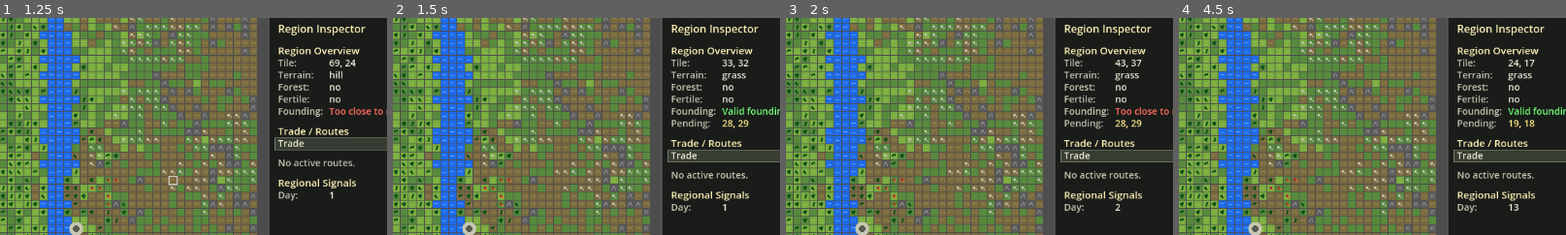
Above: before the commit, frames 1-4 (left to right).
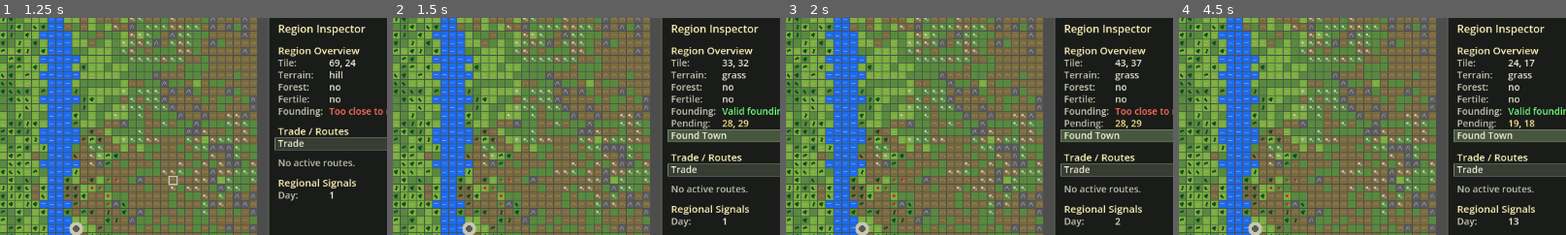
Above: after the commit, the same moments.

Repository: StevenVC-P/new-game-project
Game: Godot game, scene res://scenes/main.tscn
The game is run twice, just before and just after one commit, with the same random seed, the same clock (stepped at 60 frames per second) and the same inputs.
Inputs (mouse positions are % of the whole screen's width and height, from its top left):
- Up to frame 1 (1.25 s): tap Enter at 0.5 s; move the mouse to (72, 45) at 0.52 s; hold W from 0.53 s (still down); tap 1 at 0.6 s; click (72, 45) at 0.67 s; tap Space at 0.77 s
- Up to frame 2 (1.5 s): release W at 1.25 s; tap Space at 1.25 s; drag from (30, 55) to (45, 70) at 1.27 s
- Up to frame 3 (2 s): no input
- Up to frame 4 (4.5 s): tap Enter at 2, 3.5 s; move the mouse to (60, 28) at 2.02 s; hold W 2.03-2.75 s; tap 3 at 2.1 s; tap Space at 2.75, 3.77, 4.25 s; drag from (45, 70) to (20, 35) at 2.77 s; move the mouse to (80, 65) at 3.52 s; tap 4 at 3.6 s; drag from (20, 35) to (35, 25) at 4.27 s
The pictures show only the part of the screen within x 50-100%, y 8-58%; the shares and areas given below are measured in that part.

Frame 1 is identical in both runs. In frame 2, 6.7% of the frame differs, in the area x 70-100%, y 51-97%; in frame 3, 6.7%; in frame 4, 6.8%.

Commit message:
feat: create founded player city

Diff:
--- a/scripts/domain/city.gd
+++ b/scripts/domain/city.gd
@@ -57,12 +57,13 @@
 var soft_need_results: Dictionary = {}
 var site_profile: SettlementSiteProfile = SettlementSiteProfile.new()
 
-func _init(city_name: String = "City", city_tile: Vector2 = Vector2.ZERO, city_role: String = ROLE_PLAYER):
+func _init(city_name: String = "City", city_tile: Vector2 = Vector2.ZERO, city_role: String = ROLE_PLAYER, starter_household_count: int = STARTING_HOUSEHOLD_COUNT):
 	name = city_name
 	tile = city_tile
 	role = get_normalized_role(city_role)
-	resources = make_starting_resources()
-	create_starter_households()
+	var normalized_household_count: int = max(0, starter_household_count)
+	resources = make_starting_resources(normalized_household_count)
+	create_starter_households(normalized_household_count)
 	recalculate_household_succession_pressures()
 	update_shelter_counts()
 	record_resource_history()
@@ -91,7 +92,8 @@
 func should_tick_simulation() -> bool:
 	return is_player_city() or is_debug_city()
 
-func make_starting_resources() -> Dictionary:
+func make_starting_resources(starter_household_count: int = STARTING_HOUSEHOLD_COUNT) -> Dictionary:
+	var starting_population: int = starter_household_count * STARTING_HOUSEHOLD_POPULATION
 	return {
 		"food": 60,
 		"wood": 45,
@@ -108,11 +110,11 @@
 		"paving_stones": 0,
 		"clothing": 0,
 		"house_shelter_capacity": 0,
-		"temporary_shelter_capacity": STARTING_POPULATION,
-		"housing_capacity": STARTING_POPULATION,
+		"temporary_shelter_capacity": starting_population,
+		"housing_capacity": starting_population,
 		"housed_population": 0,
-		"temporary_sheltered_population": STARTING_POPULATION,
-		"sheltered_population": STARTING_POPULATION,
+		"temporary_sheltered_population": starting_population,
+		"sheltered_population": starting_population,
 		"unsheltered_population": 0,
 		"total_population": 0,
 		"household_count": 0,
@@ -127,10 +129,10 @@
 		"maintenance_grace_ticks": STARTING_MAINTENANCE_GRACE_TICKS
 	}
 
-func create_starter_households():
+func create_starter_households(starter_household_count: int = STARTING_HOUSEHOLD_COUNT):
 	var preferences: Array[String] = [WORK_PREF_AGRARIAN, WORK_PREF_INDUSTRIAL, WORK_PREF_NEUTRAL]
 
-	for household_index in range(STARTING_HOUSEHOLD_COUNT):
+	for household_index in range(starter_household_count):
 		var preference: String = preferences[household_index % preferences.size()]
 		var household: Household = Household.new(household_index, -1, preference, STARTING_HOUSEHOLD_POPULATION, Household.RESIDENCE_TEMPORARY)
 		seed_starter_household_lifecycle(household, household_index)
--- a/scripts/main.gd
+++ b/scripts/main.gd
@@ -35,6 +35,7 @@
 const BUILDING_PAVER_YARD: String = "paver_yard"
 const WOODCUTTER_TREE_RADIUS: int = 5
 const CITY_WALKER_CYCLE_SECONDS: float = 12.0
+const FOUNDING_HOUSEHOLD_COUNT: int = 4
 const WORK_PREF_NEUTRAL: String = "neutral"
 const WORK_PREF_AGRARIAN: String = "agrarian"
 const WORK_PREF_INDUSTRIAL: String = "industrial"
@@ -349,6 +350,49 @@
 func has_pending_founding_tile() -> bool:
 	return is_inside_map(pending_founding_tile.x, pending_founding_tile.y)
 
+func can_found_player_city() -> bool:
+	if not has_pending_founding_tile():
+		return false
+	if has_player_city():
+		return false
+	return is_valid_founding_tile(pending_founding_tile)
+
+func has_player_city() -> bool:
+	return get_player_city_index() != -1
+
+func get_player_city_index() -> int:
+	for city_index in range(cities.size()):
+		var city: City = cities[city_index]
+		if city.is_player_city():
+			return city_index
+	return -1
+
+func found_player_city_at_pending_site() -> bool:
+	if not can_found_player_city():
+		return false
+
+	var founded_city: City = create_player_city_at_tile(pending_founding_tile)
+	cities.append(founded_city)
+	var founded_city_index: int = cities.size() - 1
+	configure_new_city_map(founded_city, founded_city_index)
+	clear_pending_founding_tile()
+	generate_roads()
+
+	selected_city_index = founded_city_index
+	current_view = VIEW_CITY
+	hovered_tile = Vector2i(-1, -1)
+	hovered_city_index = -1
+	queue_redraw()
+	return true
+
+func create_player_city_at_tile(tile_pos: Vector2i) -> City:
+	return City.new("Player Town", Vector2(tile_pos.x, tile_pos.y), City.ROLE_PLAYER, FOUNDING_HOUSEHOLD_COUNT)
+
+func configure_new_city_map(city: City, city_index: int) -> void:
+	city.site_profile = SettlementSiteProfile.analyze(city.tile, tiles, CITY_RESOURCE_RANGE)
+	var generator: LocalCityMapGenerator = LocalCityMapGenerator.new(rng, CITY_MAP_WIDTH, CITY_MAP_HEIGHT, MAP_WIDTH, MAP_HEIGHT, RIVER_NEAR_RANGE, CITY_RESOURCE_RANGE)
+	city.local_map = generator.generate(city, tiles, city_index)
+
 func get_city_index_at_position(mouse_pos: Vector2) -> int:
 	for city_index in range(cities.size()):
 		var city: City = cities[city_index]
@@ -395,6 +439,8 @@
 
 	if action == "new_trade_route":
 		trade_menu.open(cities)
+	elif action == "found_player_city":
+		found_player_city_at_pending_site()
 	else:
 		apply_time_control_action(action)
 
@@ -1478,6 +1524,8 @@
 		y = draw_sidebar_like_line(font, font_size, "Hover a tile to inspect.", text_pos.x, y, PANEL_WIDTH - PANEL_PADDING * 2, VisualStyle.COLOR_MUTED)
 	if has_pending_founding_tile():
 		y = draw_region_label_value(font, font_size, "Pending", str(pending_founding_tile.x) + ", " + str(pending_founding_tile.y), text_pos.x, y, PANEL_WIDTH - PANEL_PADDING * 2, VisualStyle.COLOR_UI_TITLE)
+		if not has_player_city():
+			y = draw_region_action_option(font, font_size, "Found Town", text_pos.x, y, PANEL_WIDTH - PANEL_PADDING * 2, {"action": "found_player_city"}, VisualStyle.COLOR_UI_BUTTON_ACTIVE)
 
 	y += 12.0
 	y = draw_region_section_title(font, "Trade / Routes", text_pos.x, y)
--- /dev/null
+++ b/tests/founding_city_validation.gd
@@ -0,0 +1,120 @@
+extends SceneTree
+
+const CityScript = preload("res://scripts/domain/city.gd")
+const MainScript = preload("res://scripts/main.gd")
+const TradeMenuScript = preload("res://scripts/ui/trade_menu.gd")
+
+var failure_count: int = 0
+
+func _init() -> void:
+	call_deferred("run_all")
+
+func run_all() -> void:
+	test_cannot_found_without_pending_site()
+	test_pending_site_creates_player_city()
+	test_second_player_city_is_prevented()
+	test_neutral_town_remains_neutral_and_not_tradable()
+
+	if failure_count > 0:
+		push_error("Founding city validation failed: " + str(failure_count) + " failure(s)")
+		quit(1)
+		return
+
+	print("Founding city validation passed.")
+	quit()
+
+func test_cannot_found_without_pending_site() -> void:
+	var main = _make_main_with_neutral_town()
+
+	_check(not main.can_found_player_city(), "cannot found without pending founding tile")
+	_check(not main.found_player_city_at_pending_site(), "founding without pending tile should fail")
+	_check(main.cities.size() == 1, "failed founding should not create a city")
+	main.free()
+
+func test_pending_site_creates_player_city() -> void:
+	var main = _make_main_with_neutral_town()
+	var founding_tile: Vector2i = Vector2i(35, 35)
+
+	_check(main.set_pending_founding_tile(founding_tile), "valid founding tile should become pending")
+	_check(main.can_found_player_city(), "pending valid founding tile should allow founding")
+	_check(main.found_player_city_at_pending_site(), "founding should succeed at pending tile")
+
+	_check(main.cities.size() == 2, "founding should add one player city")
+	var founded_city: City = main.cities[1]
+	_check(founded_city.name == "Player Town", "founded city should use default player-town name")
+	_check(founded_city.is_player_city(), "founded city should have player role")
+	_check(founded_city.tile == Vector2(founding_tile.x, founding_tile.y), "founded city should use pending tile")
+	_check(founded_city.households.size() == 4, "founded city should start with four households")
+	_check(founded_city.get_total_population() == 16, "founded city should start with sixteen population")
+	_check(int(founded_city.resources["temporary_shelter_capacity"]) == 16, "founded city should have temporary shelter for founding population")
+	_check(int(founded_city.resources["housing_capacity"]) == 16, "founded city should have startup housing capacity state for founding population")
+	_check(int(founded_city.resources["food"]) == 60, "founded city should keep expected starting food")
+	_check(int(founded_city.resources["wood"]) == 45, "founded city should keep expected starting wood")
+	_check(int(founded_city.resources["tools"]) == 14, "founded city should keep expected starting tools")
+	_check(not founded_city.local_map.is_empty(), "founded city should receive a local map")
+	_check(main.pending_founding_tile == Vector2i(-1, -1), "pending founding tile should clear after founding")
+	_check(main.selected_city_index == 1, "founded city should become selected city")
+	_check(main.current_view == MainScript.VIEW_CITY, "founding should enter city view")
+	main.free()
+
+func test_second_player_city_is_prevented() -> void:
+	var main = _make_main_with_neutral_town()
+
+	_check(main.set_pending_founding_tile(Vector2i(35, 35)), "first valid founding tile should be accepted")
+	_check(main.found_player_city_at_pending_site(), "first founding should succeed")
+	main.current_view = MainScript.VIEW_REGION
+	_check(main.set_pending_founding_tile(Vector2i(70, 45)), "second distant pending tile can be selected for validation")
+	_check(not main.can_found_player_city(), "second founding should be blocked once player city exists")
+	_check(not main.found_player_city_at_pending_site(), "second founding should fail")
+	_check(main.cities.size() == 2, "second founding should not create another city")
+	main.free()
+
+func test_neutral_town_remains_neutral_and_not_tradable() -> void:
+	var main = _make_main_with_neutral_town()
+	_check(main.set_pending_founding_tile(Vector2i(35, 35)), "valid founding tile should be accepted")
+	_check(main.found_player_city_at_pending_site(), "founding should succeed")
+
+	var neutral_town: City = main.cities[0]
+	_check(neutral_town.is_neutral_city(), "neutral town should remain neutral")
+	_check(not neutral_town.is_controllable_city(), "neutral town should remain non-controllable")
+	_check(not neutral_town.should_tick_simulation(), "neutral town should remain non-ticking")
+
+	var trade_menu = TradeMenuScript.new()
+	trade_menu.open(main.cities)
+	trade_menu.handle_city_selection(0, main.cities)
+	_check(trade_menu.source_city_index == -1, "trade menu should still reject neutral town")
+	main.free()
+
+func _make_main_with_neutral_town() -> Node2D:
+	var main = MainScript.new()
+	main.tiles = _make_tiles(MainScript.MAP_WIDTH, MainScript.MAP_HEIGHT)
+	main.cities = _make_neutral_city_list()
+	return main
+
+func _make_neutral_city_list() -> Array[City]:
+	var generated_cities: Array[City] = []
+	generated_cities.append(CityScript.new("Neutral Town", Vector2(4, 4), CityScript.ROLE_NEUTRAL))
+	return generated_cities
+
+func _make_tiles(width: int, height: int) -> Array:
+	var generated_tiles: Array = []
+	for y in range(height):
+		var row: Array = []
+		for x in range(width):
+			row.append({
+				"type": "grass",
+				"has_forest": false,
+				"is_fertile": false,
+				"resource": "none",
+				"has_road": false,
+				"has_ford": false
+			})
+		generated_tiles.append(row)
+	return generated_tiles
+
+func _check(condition: bool, message: String) -> void:
+	if condition:
+		return
+
+	failure_count += 1
+	push_error(message)
Not shown, added: tests/founding_city_validation.gd.uid
